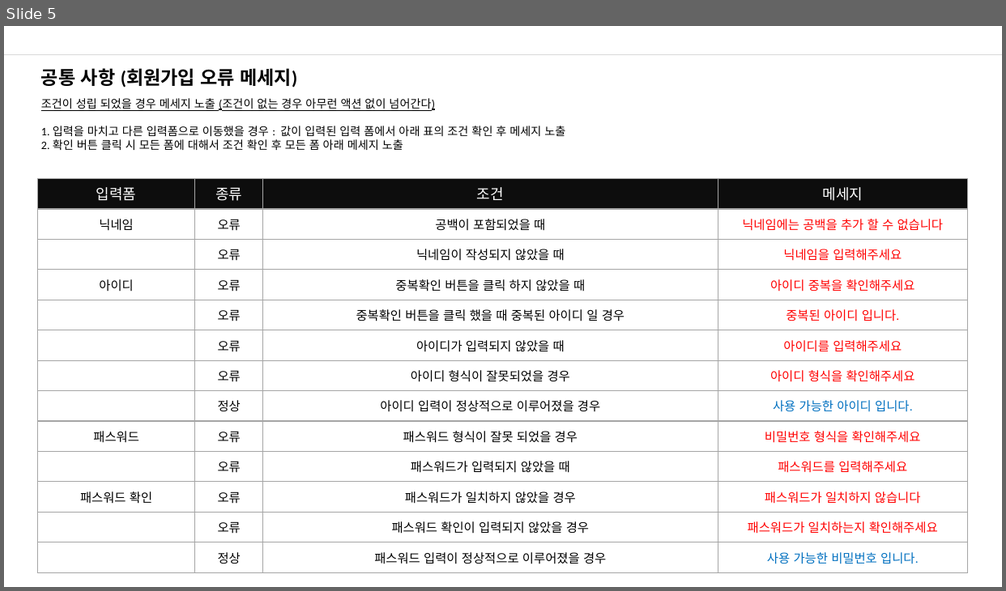
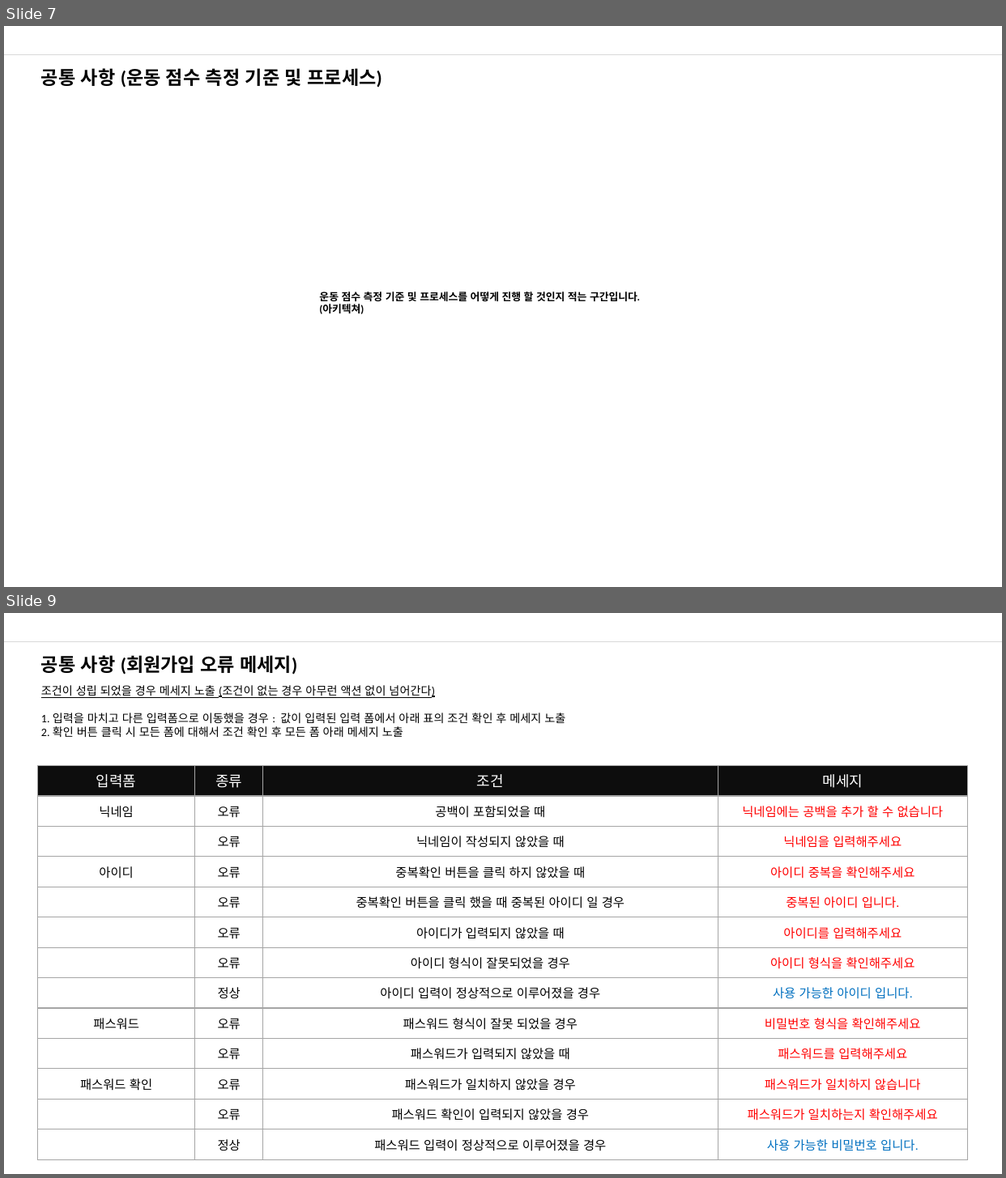
Before and after one commit to nohminkyoung/Final_project, a slide deck: finalproject_화면설계.pptx. Shown one above the other, each under a label of ours: slide 5 before the commit, slides 7 and 9 after it; the slides between them are not shown. The pictures are 1006x591 and 1006x1178 pixels, drawn with LibreOffice and Linux fonts; fonts in the diff are those of the drawing. Boxes give left, top, right and bottom in pixels: in the first picture for what was removed or moved away, otherwise in the second. Text is boxed around its words. In the diff, an @@ line names an element or a change of style, - is before the commit and + after.

```diff
--- a/finalproject_화면설계.pptx
+++ b/finalproject_화면설계.pptx
@@ slide 7 added at (x1=4, y1=26, x2=1002, y2=587), background #FFFFFF; not listed: 1 template element that a slide beside it also shows @@
@@ text added at (x1=41, y1=68, x2=382, y2=88), 18 pt, text #000000, bold @@
+공통 사항 (운동 점수 측정 기준 및 프로세스)
@@ text added at (x1=319, y1=292, x2=640, y2=314), 10 pt, text #000000, bold @@
+운동 점수 측정 기준 및 프로세스를 어떻게 진행 할 것인지 적는 구간입니다.
+(아키텍쳐)
@@ what was slide 5 is now slide 9 @@
```
Also in this commit, not shown: 4 slides changed, 6 other slides added, 4 slides removed.
